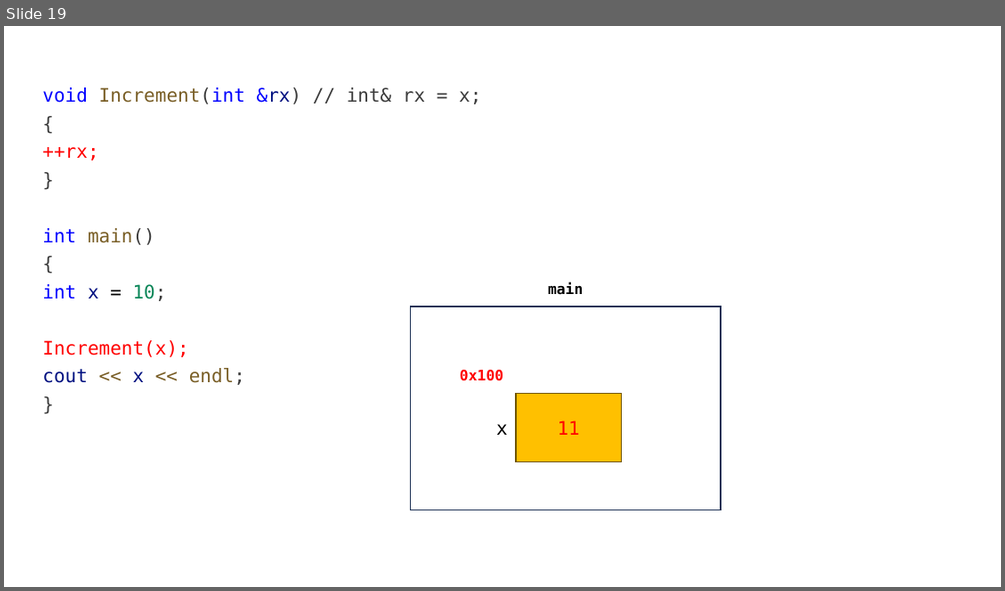
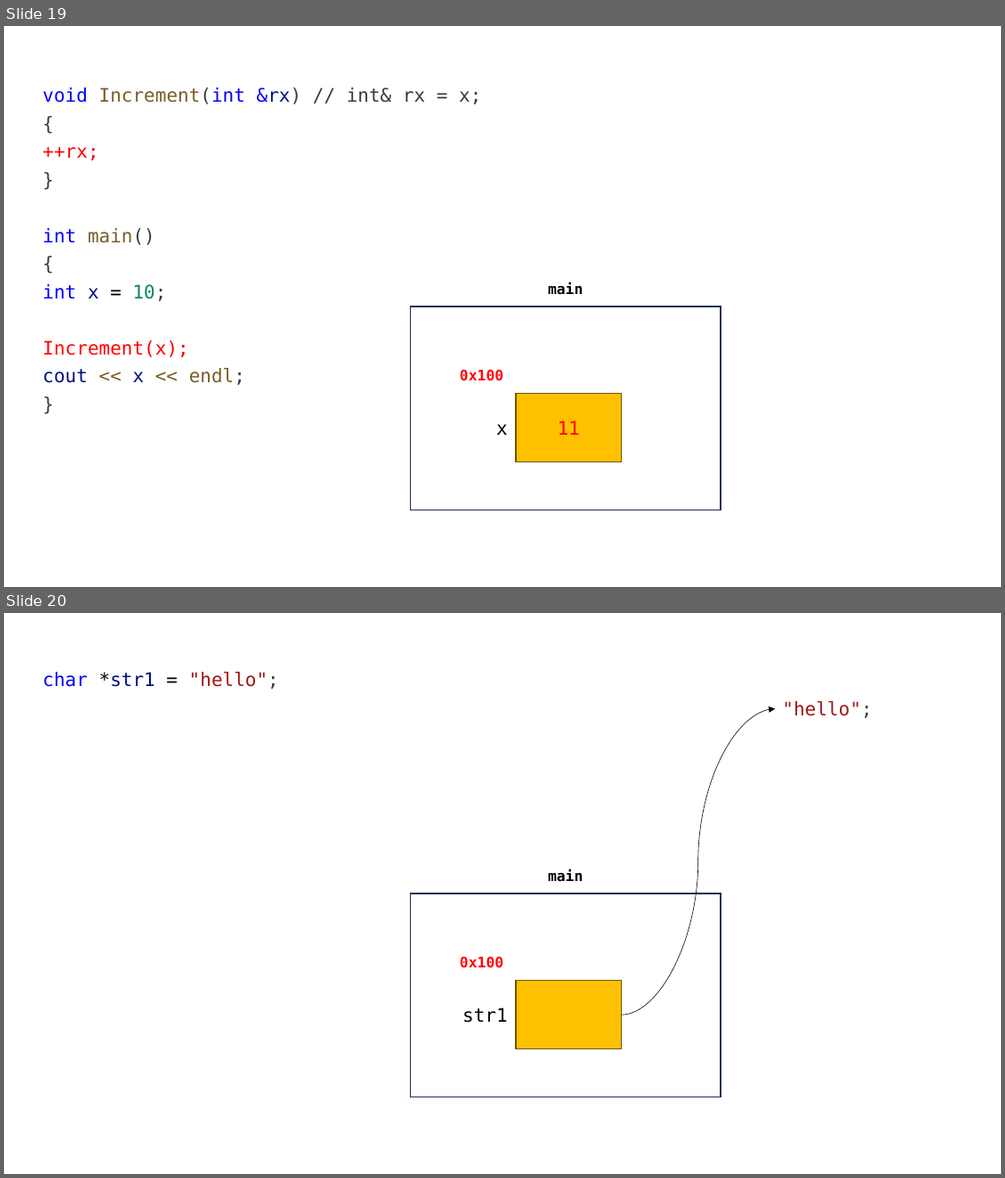
Before and after one commit to yoondev-classroom/cpp_250512, a slide deck: cpp_250512.pptx. Shown one above the other, each under a label of ours: slide 19 before the commit, slides 19 and 20 after it. The pictures are 1005x591 and 1005x1178 pixels, drawn with LibreOffice and Linux fonts; fonts in the diff are those of the drawing. Boxes give left, top, right and bottom in pixels: in the first picture for what was removed or moved away, otherwise in the second. Text is boxed around its words. In the diff, an @@ line names an element or a change of style, - is before the commit and + after.

```diff
--- a/cpp_250512.pptx
+++ b/cpp_250512.pptx
@@ slide 20 added at (x1=4, y1=613, x2=1001, y2=1174), background #FFFFFF @@
@@ text added at (x1=42, y1=672, x2=279, y2=689), 18 pt, text #A31515 @@
+char *str1 = "hello";
@@ curved arrow added from (621, 1014) to (775, 709), #000000 0.5 pt @@
@@ text added at (x1=782, y1=701, x2=872, y2=718), 18 pt, text #A31515 @@
+"hello";
@@ text added at (x1=548, y1=868, x2=582, y2=882), 14 pt, text #000000, bold @@
+main
@@ rectangle added at (x1=410, y1=893, x2=720, y2=1097), fill #FFFFFF, outline #1E3256 1 pt, 18 pt, text #FFFFFF @@
+0x16ce92c2c
@@ text added at (x1=460, y1=957, x2=503, y2=968), 14 pt, text #FF0000, bold @@
+0x100
@@ rectangle added at (x1=517, y1=981, x2=622, y2=1049), fill #FFC000, outline #705400 1 pt @@
@@ text added at (x1=462, y1=1007, x2=508, y2=1022), 18 pt, text #000000 @@
+str1
```
Also in this commit, not shown: 8 other slides added, 2 other files.
